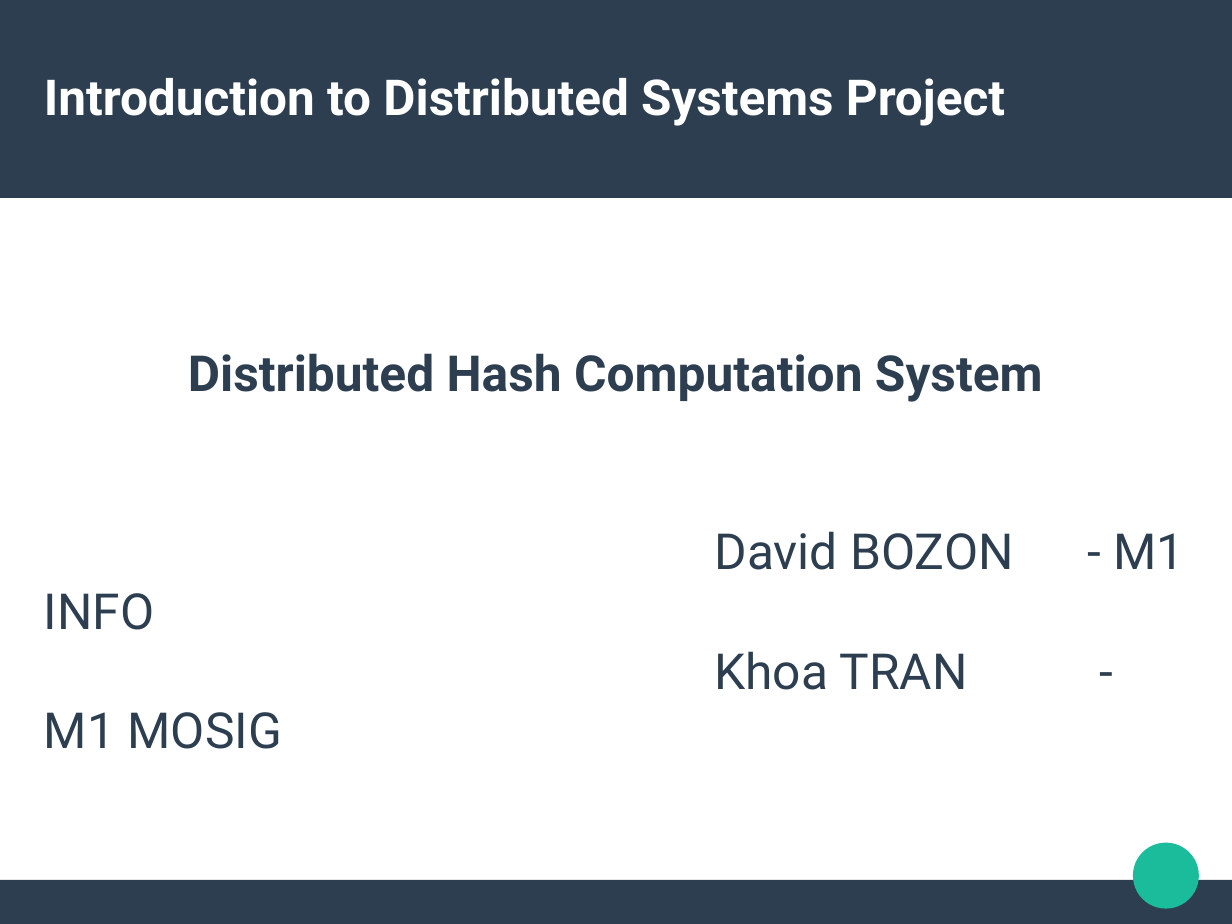
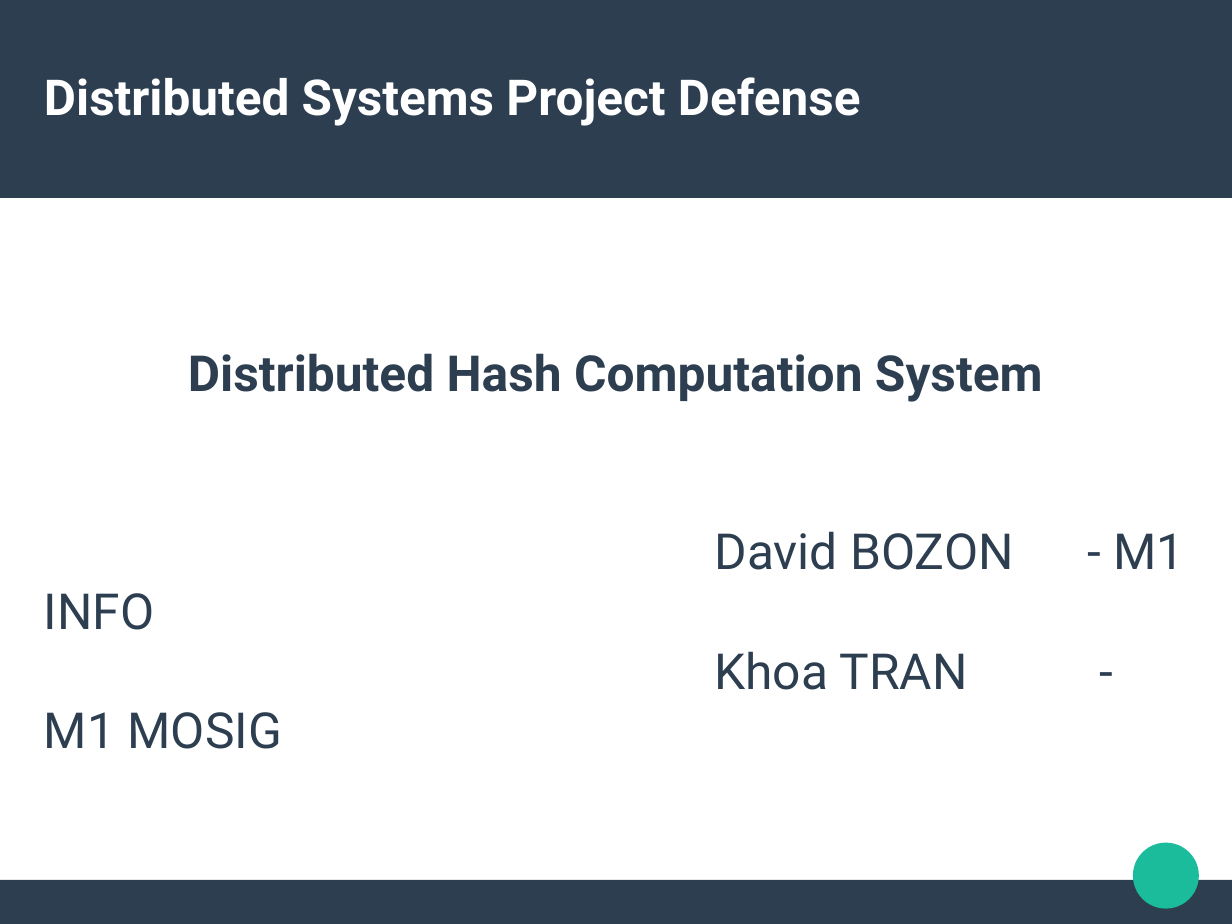
Before and after one commit to trandinhkhoa/distributed-system-project, a slide deck: slide 1 of presentation/defense.odp. Drawn at 1232x924 pixels with LibreOffice and Linux fonts; fonts in the diff are those of the drawing. Boxes give left, top, right and bottom in pixels: in the first picture for what was removed or moved away, otherwise in the second. Text is boxed around its words. In the diff, an @@ line names an element or a change of style, - is before the commit and + after.

Commit message:
Fix some titles

```diff
--- a/presentation/defense.odp
+++ b/presentation/defense.odp
@@ title at bbox=[44, 77, 861, 126]: text changed @@
-Introduction to Distributed Systems Project
+Distributed Systems Project Defense
```
Also in this commit, not shown: 1 other slide changed.
